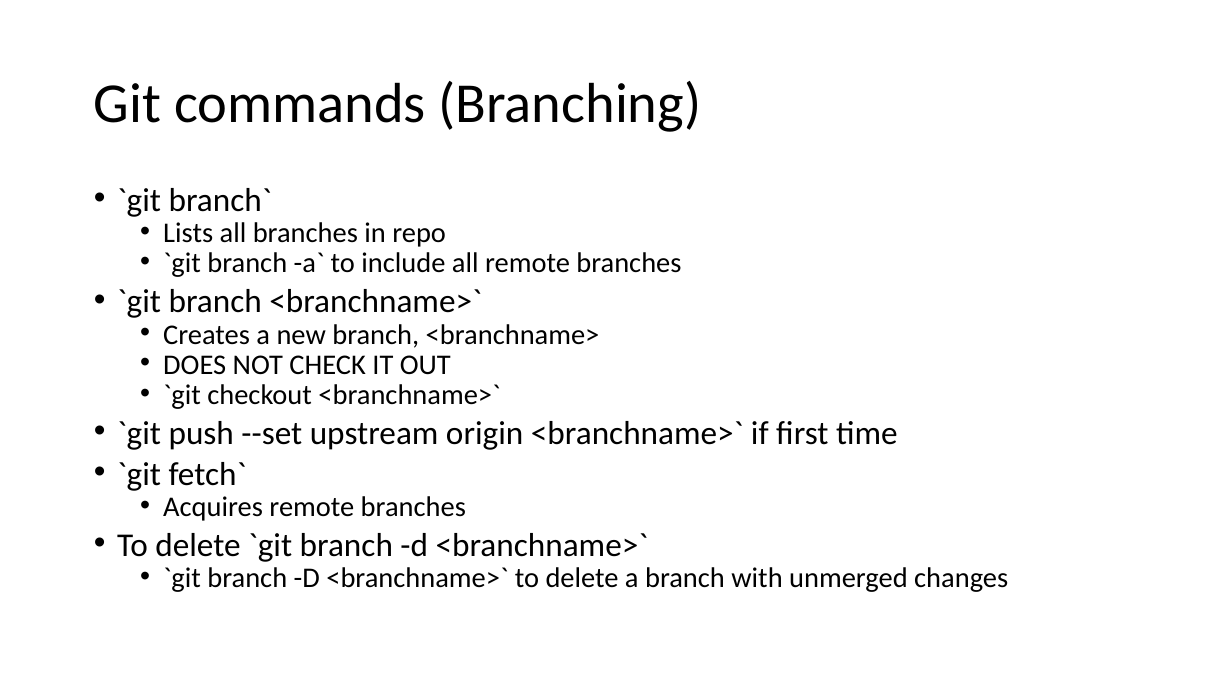
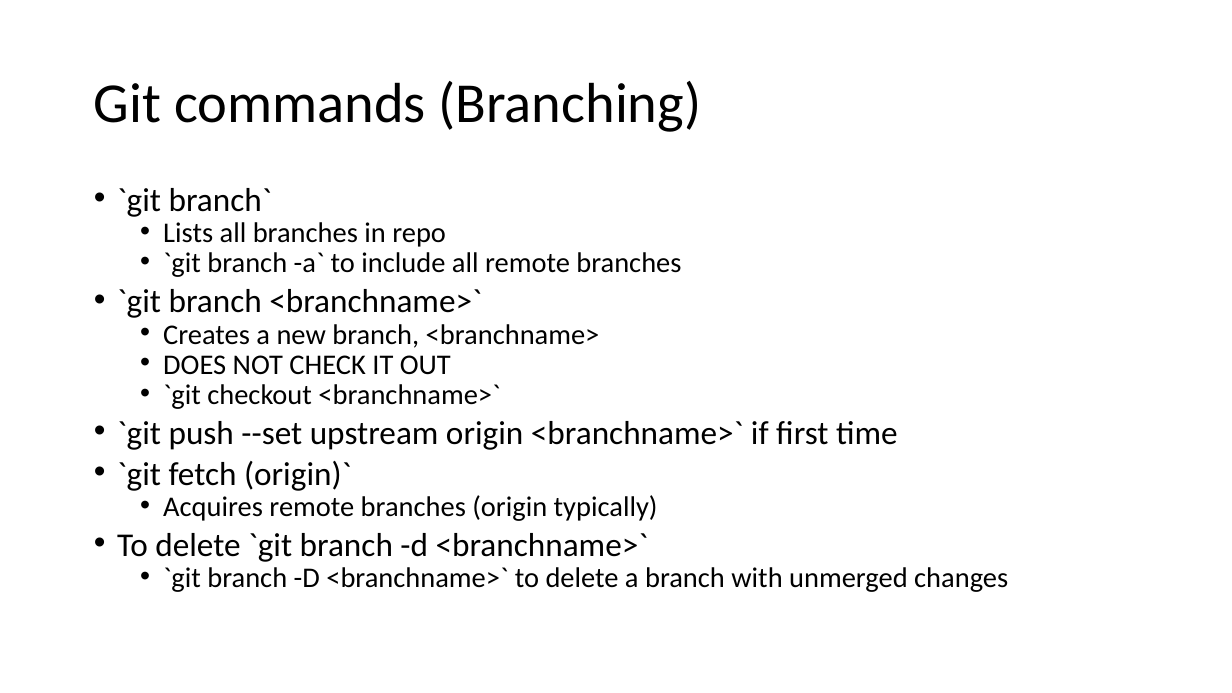
Before and after one commit to Grey-Haven/bar, a slide deck: slide 4 of Git_Gud.pptx. Drawn at 1232x693 pixels with LibreOffice and Linux fonts; fonts in the diff are those of the drawing. Boxes give left, top, right and bottom in pixels: in the first picture for what was removed or moved away, otherwise in the second. Text is boxed around its words. In the diff, an @@ line names an element or a change of style, - is before the commit and + after.

Commit message:
Clarified git fetch

```diff
--- a/Git_Gud.pptx
+++ b/Git_Gud.pptx
@@ text at <box>117,461,658,521</box>: text changed @@
-• `git fetch`
-  • Acquires remote branches
+• `git fetch (origin)`
+  • Acquires remote branches (origin typically)
```
